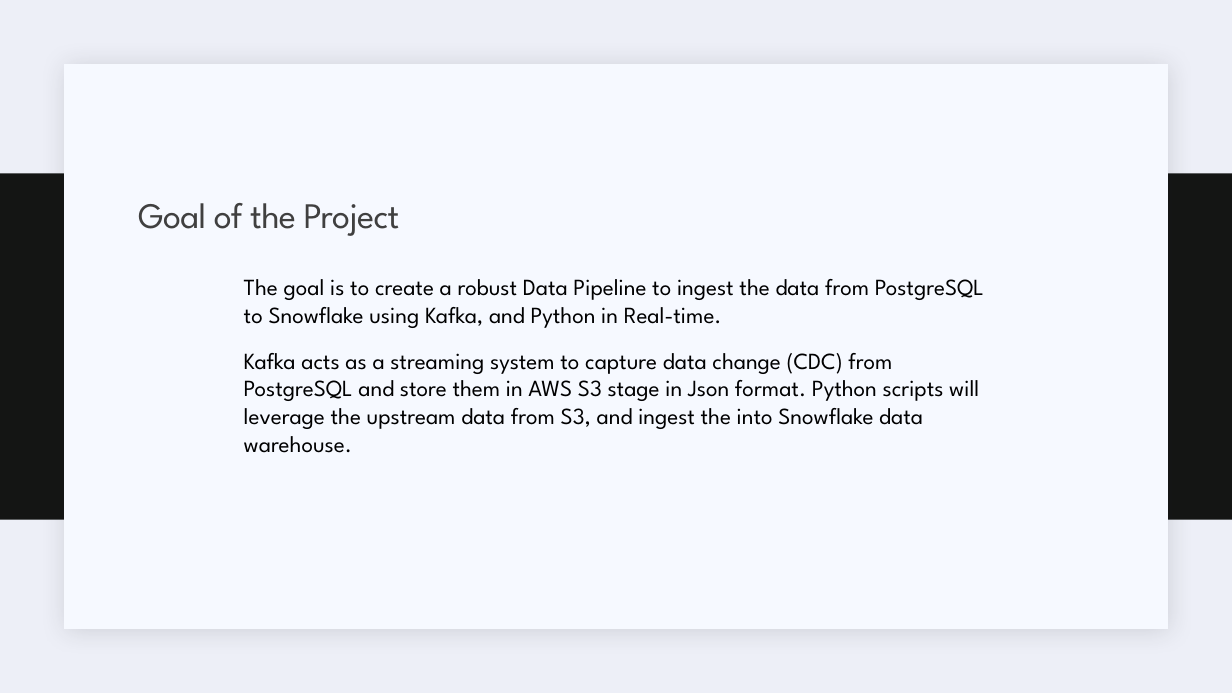
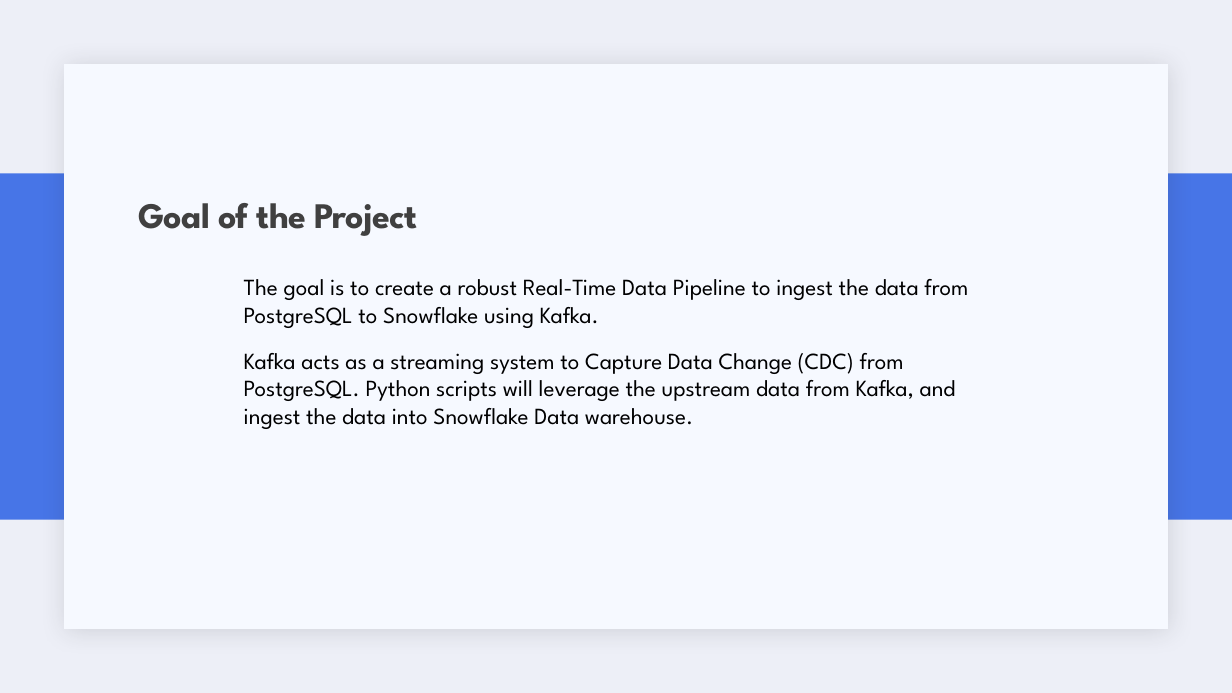
Before and after one commit to ranjith-ofcl/kafka_data_streaming, a slide deck: slide 3 of documents/about_project.pptx. Drawn at 1232x693 pixels with LibreOffice and Linux fonts; fonts in the diff are those of the drawing. Boxes give left, top, right and bottom in pixels: in the first picture for what was removed or moved away, otherwise in the second. Text is boxed around its words. In the diff, an @@ line names an element or a change of style, - is before the commit and + after.

```diff
--- a/documents/about_project.pptx
+++ b/documents/about_project.pptx
@@ rectangle at bbox=[0, 174, 1232, 520]: fill #141514 to #4775E7 @@
@@ title "Goal of the Project" at bbox=[138, 203, 417, 236]: bold on @@
@@ text at bbox=[244, 279, 968, 429]: text changed @@
-  The goal is to create a robust Data Pipeline to ingest the data from PostgreSQL to Snowflake using Kafka, and Python in Real-time.
-  Kafka acts as a streaming system to capture data change (CDC) from PostgreSQL and store them in AWS S3 stage in Json format. Python scripts will leverage the upstream data from S3, and ingest the into Snowflake data warehouse.
+  The goal is to create a robust Real-Time Data Pipeline to ingest the data from PostgreSQL to Snowflake using Kafka.
+  Kafka acts as a streaming system to Capture Data Change (CDC) from PostgreSQL. Python scripts will leverage the upstream data from Kafka, and ingest the data into Snowflake Data warehouse.
```
Also in this commit, not shown: 6 other slides changed, 9 slides added, 10 slides removed, 11 other files.
